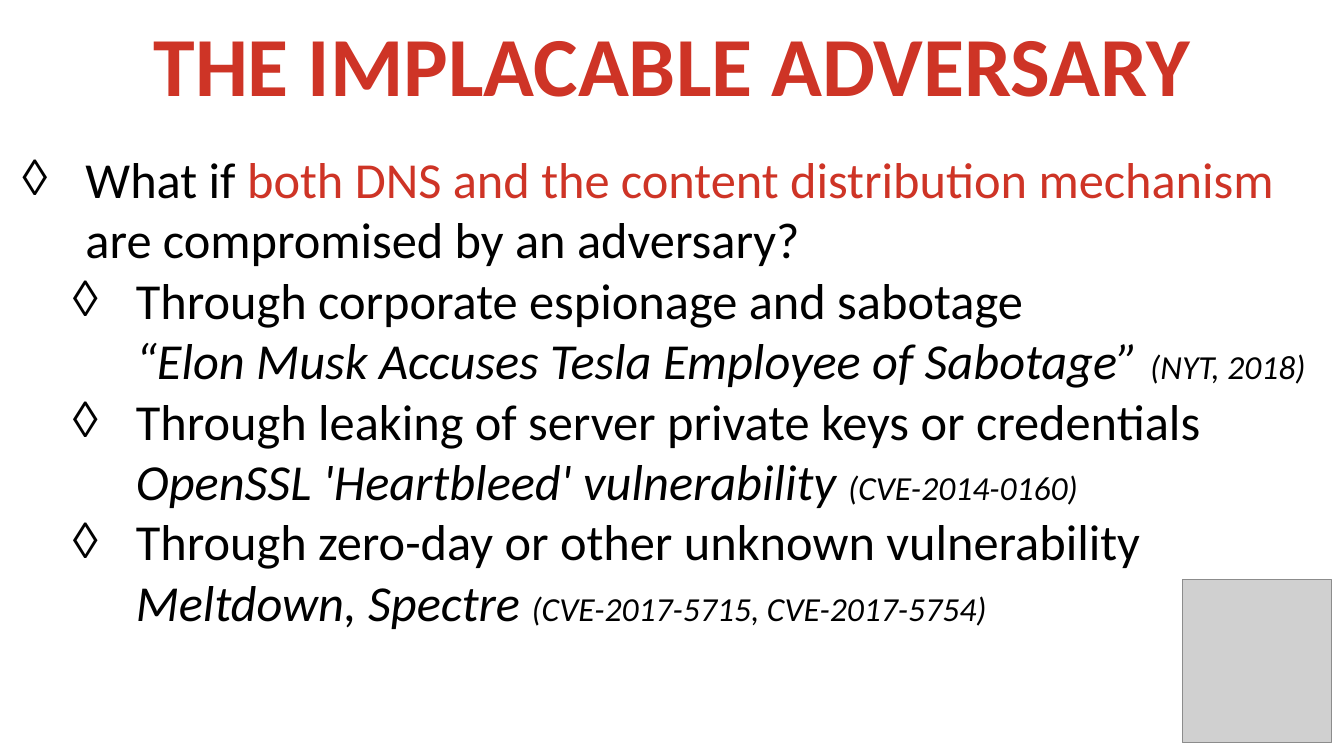
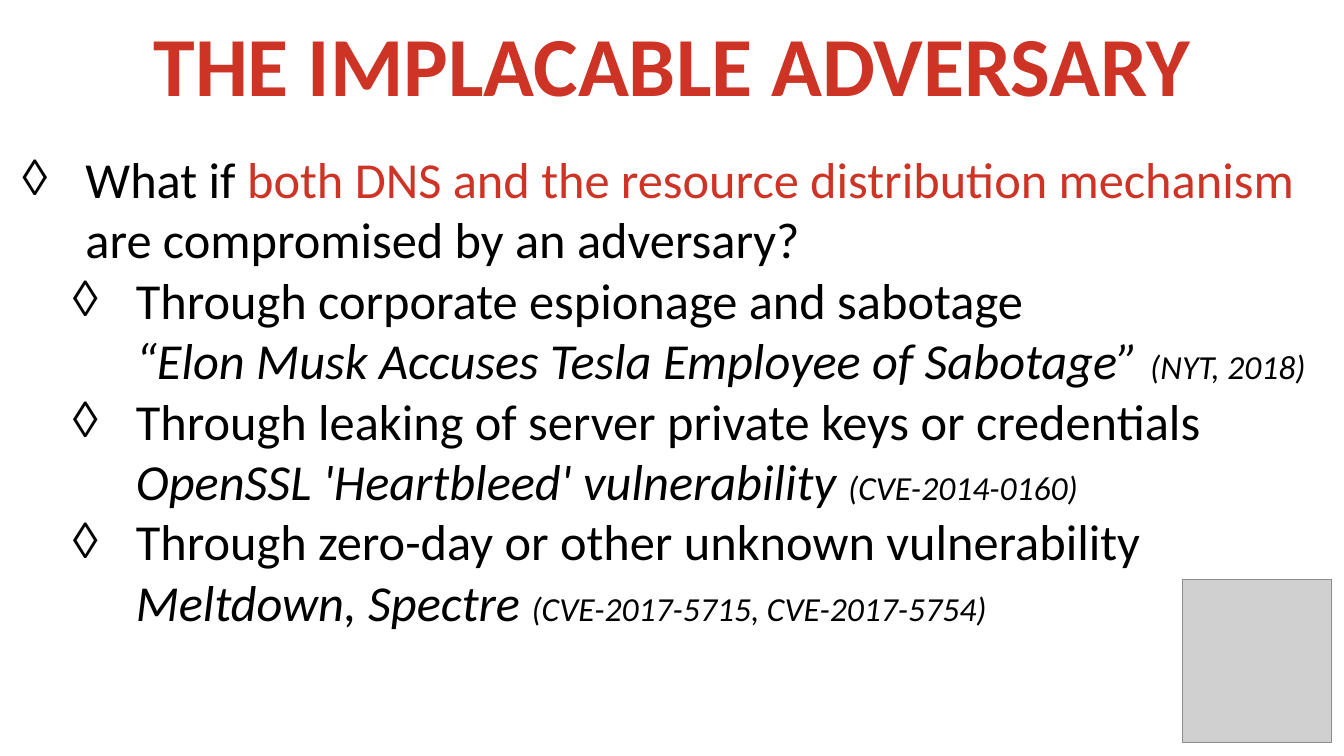
Before and after one commit to Xunnamius/haschk, a slide deck: slide 25 of docs/dnschk-initial.pptx. Drawn at 1344x756 pixels with LibreOffice and Linux fonts; fonts in the diff are those of the drawing; grey boxes stand for pictures. Boxes give left, top, right and bottom in pixels: in the first picture for what was removed or moved away, otherwise in the second. Text is boxed around its words. In the diff, an @@ line names an element or a change of style, - is before the commit and + after.

```diff
--- a/docs/dnschk-initial.pptx
+++ b/docs/dnschk-initial.pptx
@@ text at (85, 163, 1294, 266): text changed @@
-◊ What if both DNS and the content distribution mechanism are compromised by an adversary?
+◊ What if both DNS and the resource distribution mechanism are compromised by an adversary?
```
Also in this commit, not shown: 4 other slides changed, 1 other file.
